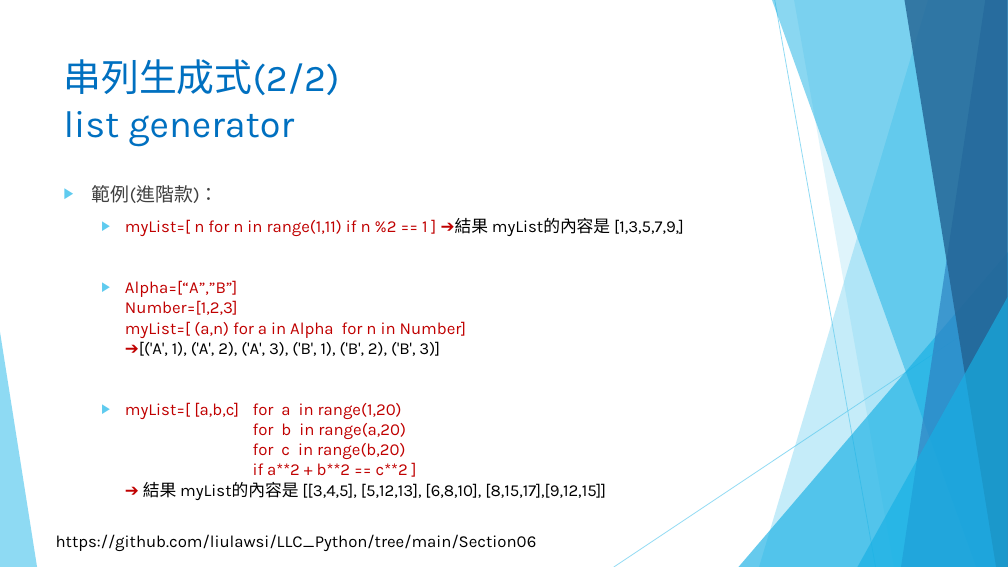
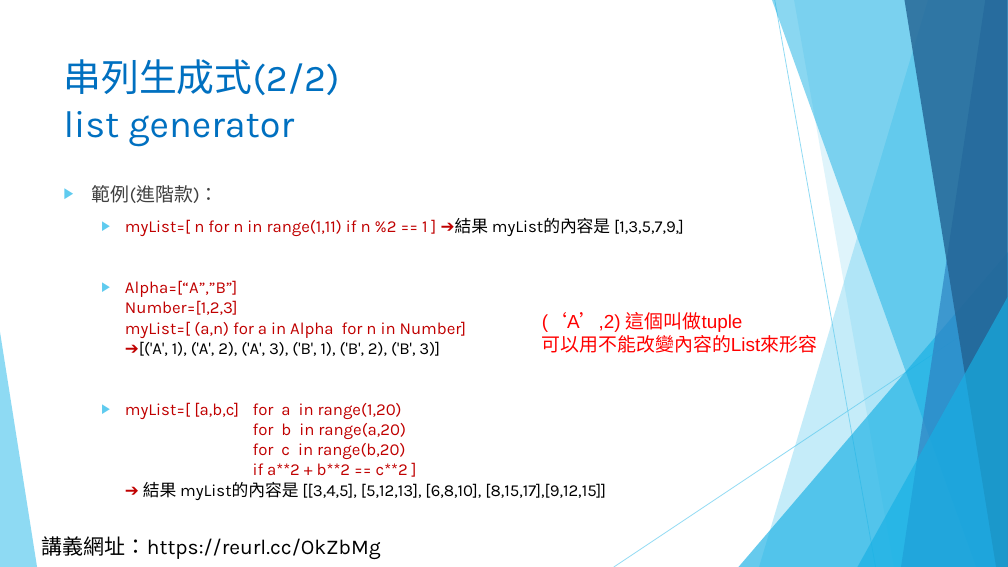
Before and after one commit to liulawsi/My_PPTs, a slide deck: slide 22 of LCC/Python/06_串列(List)一定要認識.pptx (slide 21 before the commit). Drawn at 1008x567 pixels with LibreOffice and Linux fonts; fonts in the diff are those of the drawing; background and template pictures are left out. Boxes give left, top, right and bottom in pixels: in the first picture for what was removed or moved away, otherwise in the second. Text is boxed around its words. In the diff, an @@ line names an element or a change of style, - is before the commit and + after.

```diff
--- a/LCC/Python/06_串列(List)一定要認識.pptx
+++ b/LCC/Python/06_串列(List)一定要認識.pptx
@@ text added at (x1=542, y1=312, x2=817, y2=353), 18 pt, text #FF0000 @@
+(‘A’,2) 這個叫做tuple
+可以用不能改變內容的List來形容
@@ text added at (x1=42, y1=536, x2=381, y2=559), 20 pt, text #000000 @@
+講義網址：https://reurl.cc/OkZbMg
@@ text removed at (x1=56, y1=534, x2=537, y2=551) @@
-https://github.com/liulawsi/LLC_Python/tree/main/Section06
```
Also in this commit, not shown: 43 other slides changed, 1 slide added, 6 other files.
